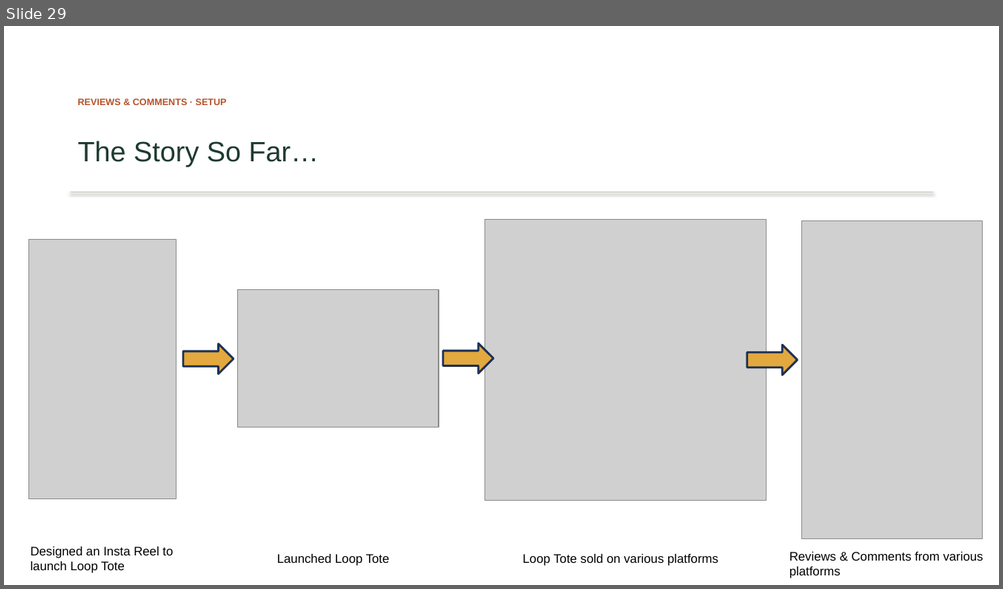
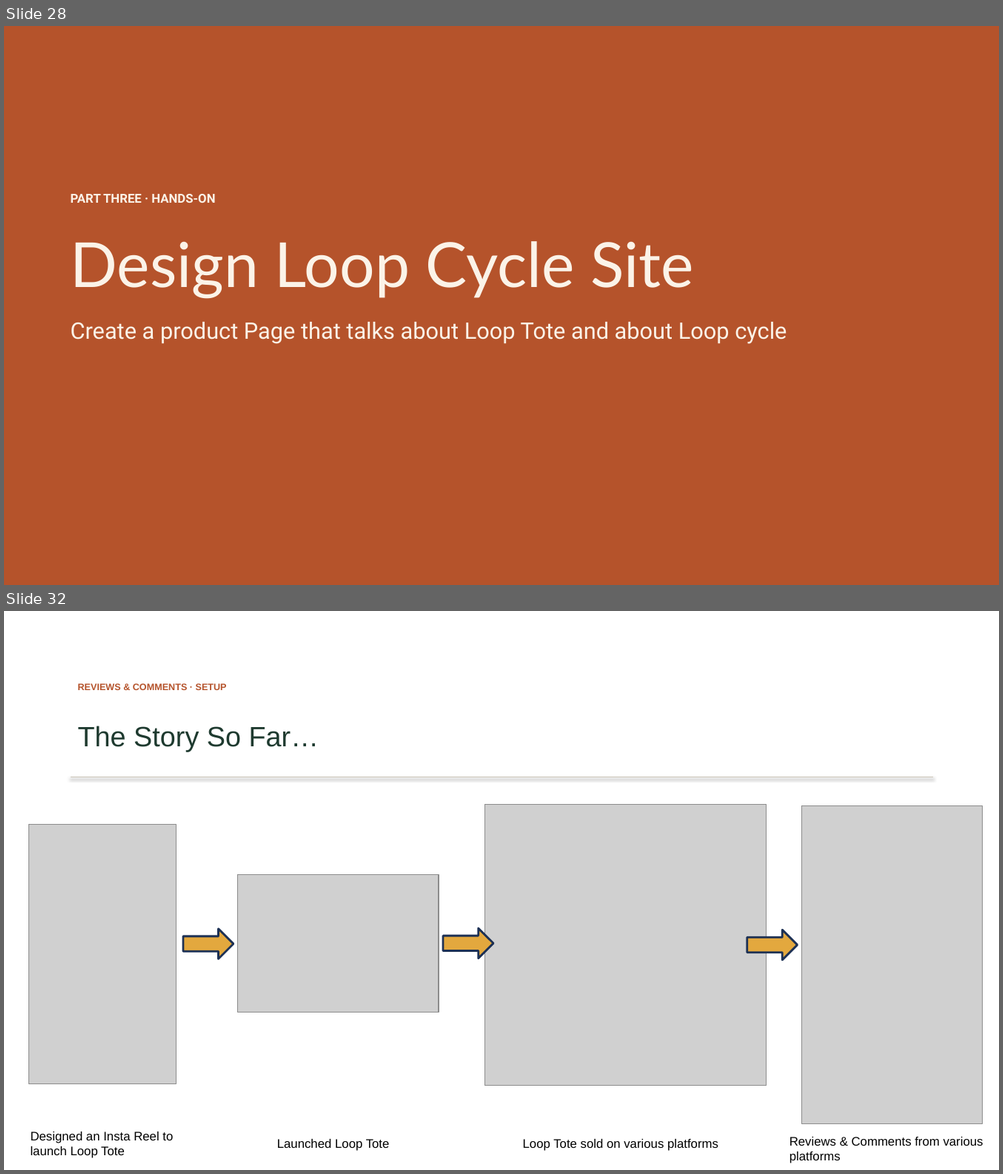
Before and after one commit to itsbharathp/LoopCycle, a slide deck: Prestentations/AI for Content Creation — The Basics.pptx. Shown one above the other, each under a label of ours: slide 29 before the commit, slides 28 and 32 after it; the slides between them are not shown. The pictures are 1003x589 and 1003x1174 pixels, drawn with LibreOffice and Linux fonts; fonts in the diff are those of the drawing; grey boxes stand for pictures. Boxes give left, top, right and bottom in pixels: in the first picture for what was removed or moved away, otherwise in the second. Text is boxed around its words. In the diff, an @@ line names an element or a change of style, - is before the commit and + after.

```diff
--- a/Prestentations/AI for Content Creation — The Basics.pptx
+++ b/Prestentations/AI for Content Creation — The Basics.pptx
@@ slide 28 added at bbox=[4, 26, 999, 585], background #B5532B @@
@@ text added at bbox=[71, 194, 215, 203], 12 pt, text #FBF3E8, bold @@
+PART THREE · HANDS-ON
@@ text added at bbox=[71, 241, 694, 299], 60 pt, text #FBF3E8 @@
+Design Loop Cycle Site
@@ text added at bbox=[71, 322, 786, 344], 22 pt, text #FBF3E8 @@
+Create a product Page that talks about Loop Tote and about Loop cycle
@@ what was slide 29 is now slide 32 @@
```
Also in this commit, not shown: 20 slides changed, 3 other slides added, 1 other file.
